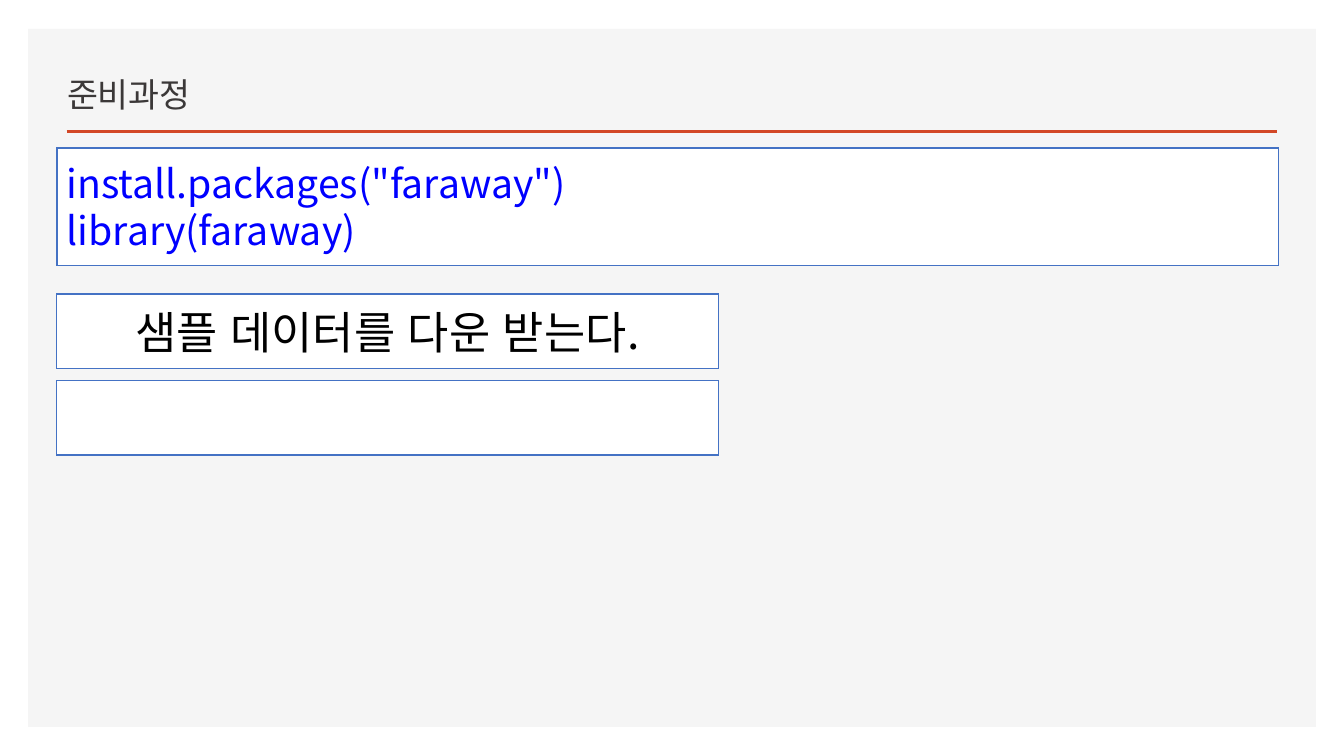
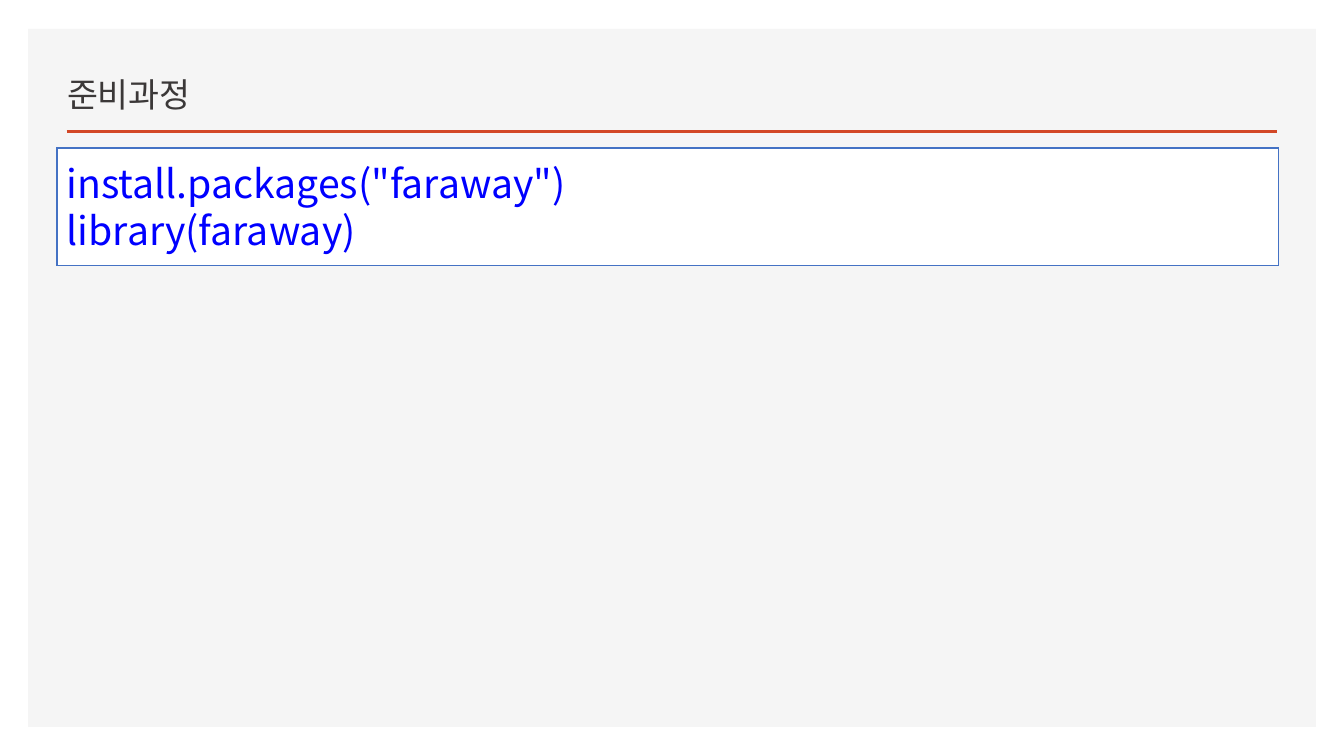
Before and after one commit to hyeonni94/public, a slide deck: slide 3 of 7강-강의준비20151216(Multiple Regreesion).pptx. Drawn at 1344x756 pixels with LibreOffice and Linux fonts; fonts in the diff are those of the drawing. Boxes give left, top, right and bottom in pixels: in the first picture for what was removed or moved away, otherwise in the second. Text is boxed around its words. In the diff, an @@ line names an element or a change of style, - is before the commit and + after.

```diff
--- a/7강-강의준비20151216(Multiple Regreesion).pptx
+++ b/7강-강의준비20151216(Multiple Regreesion).pptx
@@ rectangle removed at [56, 294, 719, 369] @@
-샘플 데이터를 다운 받는다.
@@ rectangle removed at [56, 380, 719, 455] @@
```
Also in this commit, not shown: 2 other slides changed, 3 other files.
